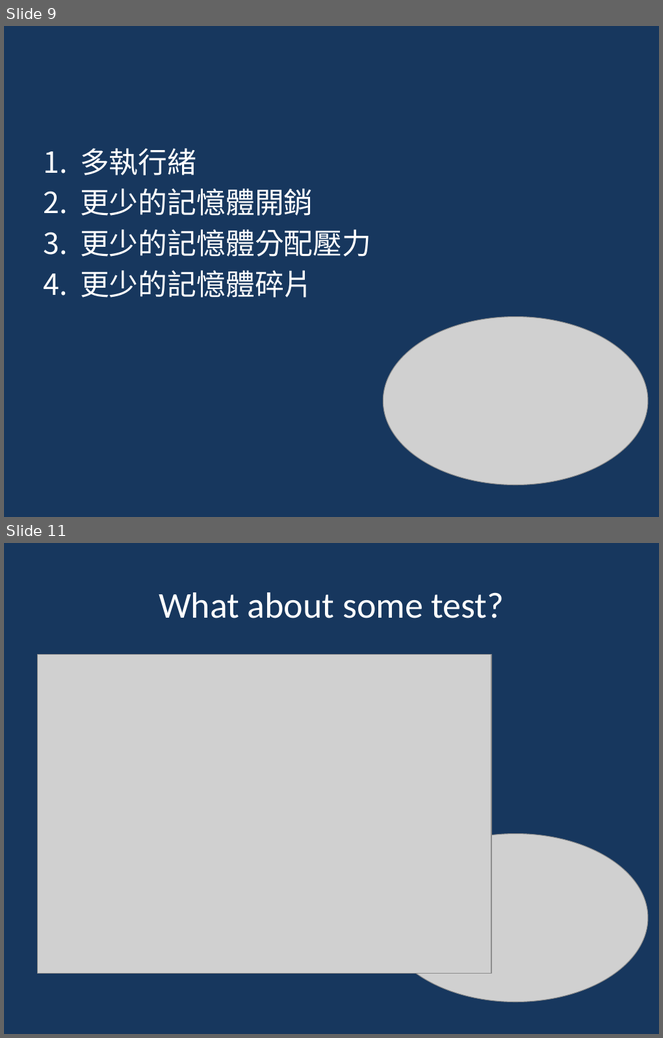
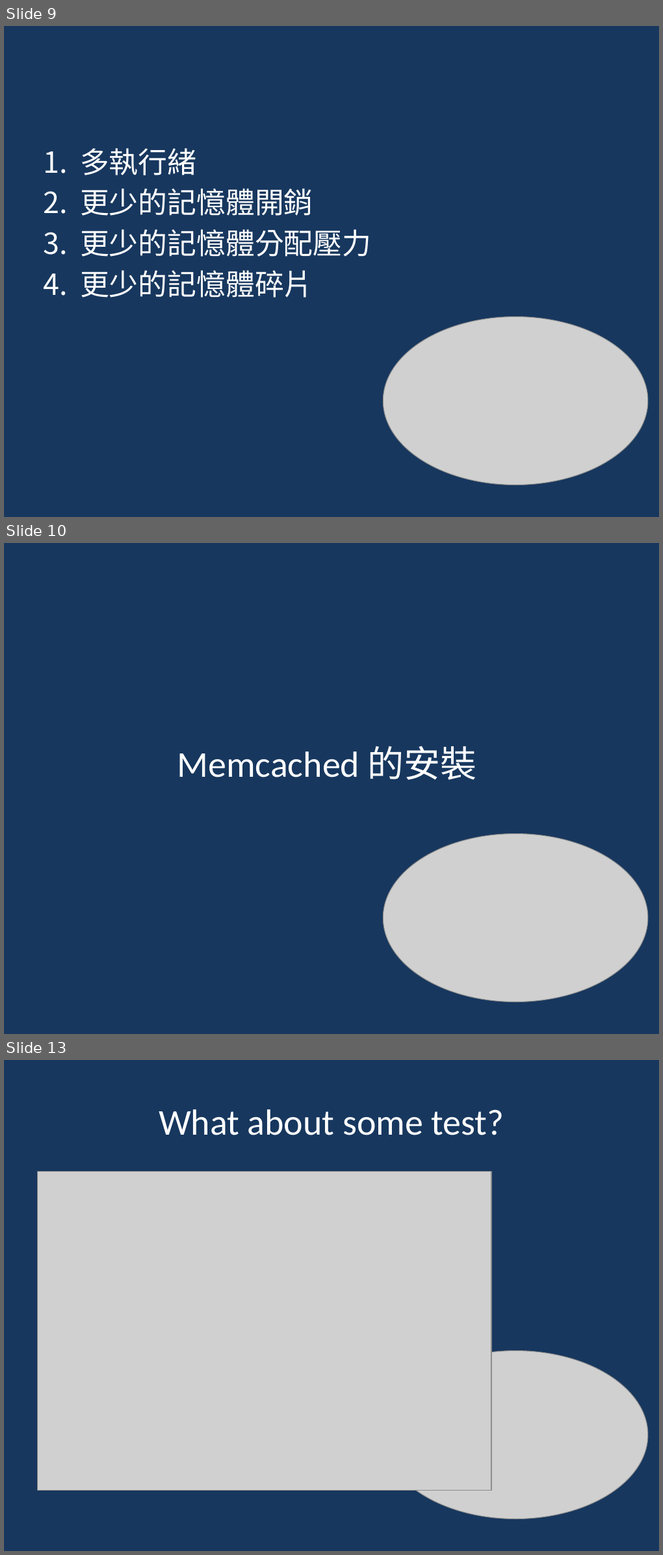
Before and after one commit to stevehong0615/ReadSoccerData, a slide deck: Memcached-Steve_Hong.pptx. Shown one above the other, each under a label of ours: slides 9 and 11 before the commit, slides 9, 10 and 13 after it; the slides between them are not shown. The pictures are 663x1038 and 663x1555 pixels, drawn with LibreOffice and Linux fonts; fonts in the diff are those of the drawing; grey boxes stand for pictures. Boxes give left, top, right and bottom in pixels: in the first picture for what was removed or moved away, otherwise in the second. Text is boxed around its words. In the diff, an @@ line names an element or a change of style, - is before the commit and + after.

```diff
--- a/Memcached-Steve_Hong.pptx
+++ b/Memcached-Steve_Hong.pptx
@@ slide 10 added at box(4, 543, 659, 1034), background #17375E @@
@@ title added at box(178, 746, 477, 780), 40 pt, text #FFFFFF @@
+Memcached 的安裝
@@ picture added at box(384, 834, 648, 1003) @@
@@ what was slide 11 is now slide 13 @@
```
Also in this commit, not shown: 2 slides changed, 1 other slide added.
